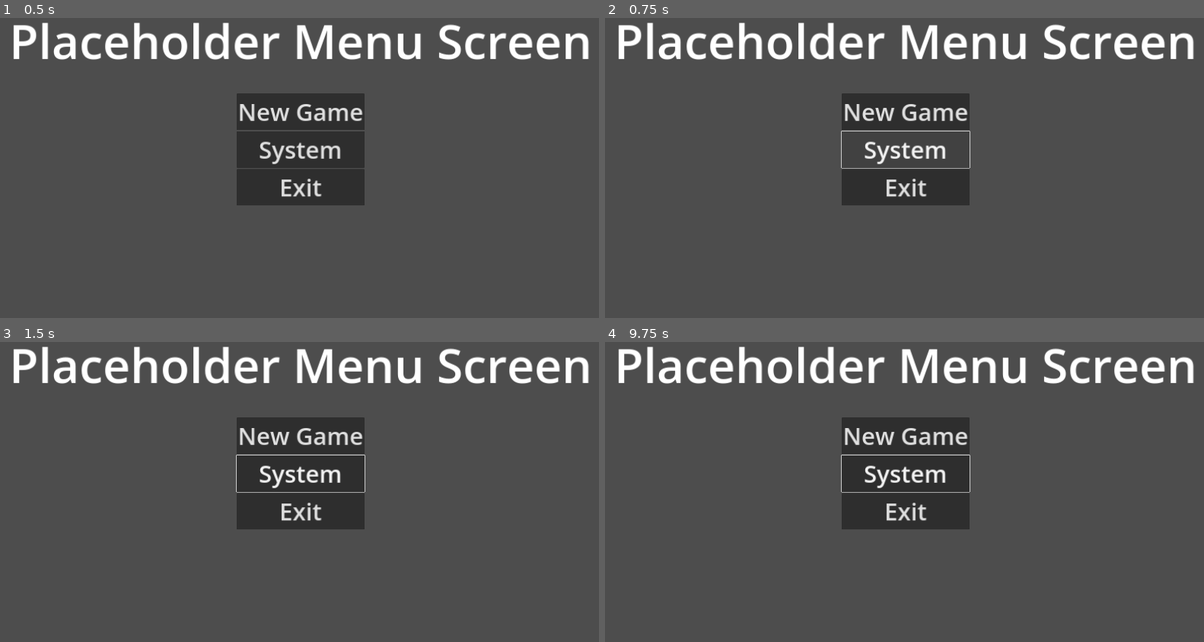
Above: before the commit, frames 1-4 (two rows, left to right).
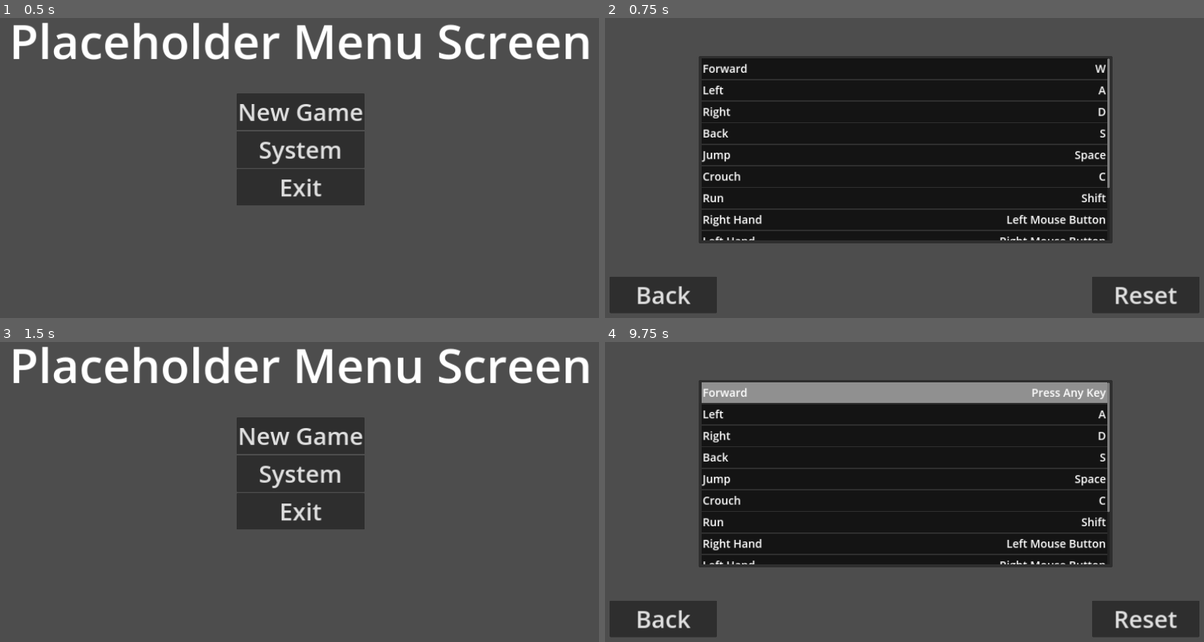
Above: after the commit, the same moments.

Repository: Zapiltar-E7/MenuConcept
Game: Godot game, scene res://Menus/main_menu_PHDR.tscn
Same seed, same stepped clock (60 frames per second), same inputs: the game is played once before the commit and once after it.
Inputs (mouse positions are in pixels of both pictures, inside the frame that each line leads up to):
- Up to frame 1 (0.5 s): no input
- Up to frame 2 (0.75 s): click "System" at 0.5 s
- Up to frame 3 (1.5 s): click (59, 618) at 1.25 s, where only the run after the commit has a clickable "Back"
- Up to frame 4 (9.75 s): click "New Game" at 2 s; click "New Game" at 2.75 s; tap Enter at 3.5, 5, 6.5 s; move the mouse to (1042, 456) at 3.52 s; hold D (strafe_right, bound only after the commit) 3.53-4.28 s; tap F (block, bound only after the commit) at 3.6 s; click (1042, 456) at 3.67 s; tap Space (jump, bound only after the commit) at 3.77, 4.07, 4.25, 4.52, 4.82, 5.75, 6.02, 6.32, 6.77, 7.07, 7.25, 7.52, 7.82, 8.3 s; tap Q (cast_spell, bound only after the commit) at 3.8, 4.35 s; move the mouse to (784, 492) at 4.27 s; hold S (move_backward, bound only after the commit) 4.28-5.03 s; click (784, 492) at 4.42 s; tap C (crouch, bound only after the commit) at 4.55, 5.1 s; move the mouse to (964, 399) at 5.02 s; hold D (strafe_right, bound only after the commit) 5.03-5.78 s; click (964, 399) at 5.17 s; tap E (player_interact, bound only after the commit) at 5.3, 5.85 s; move the mouse to (874, 543) at 5.77 s; hold W (move_forward, bound only after the commit) 5.78-6.53 s; click (874, 543) at 6.05 s; move the mouse to (1090, 525) at 6.52 s; hold A (strafe_left, bound only after the commit) 6.53-8.03 s; click (1090, 525) at 6.6 s; right-click (1090, 525) at 6.8 s; tap Escape at 7.15 s; move the mouse to (724, 423) at 7.27 s; right-click (724, 423) at 7.35 s; click (724, 423) at 7.42 s; tap Shift (sprint, bound only after the commit) at 7.55, 8.1 s; move the mouse to (934, 474) at 8.02 s; hold S (move_backward, bound only after the commit) 8.03-8.75 s; click (934, 474) at 8.17 s; click (1144, 618) at 8.75 s, where only the run after the commit has a clickable "Reset"; click (904, 393) at 9.52 s

Frame 1 is identical in both runs. In frame 2, 50% of the frame differs, in the area x 0-100%, y 1-99%; in frame 3, 0.1%; in frame 4, 50%.

Commit message:
Functional Key Reassignment
Functional Keybinding
Missing save between sessions

Diff:
--- /dev/null
+++ b/soul-like-shenanigans/Menus/keybind menu/input_button.tscn
@@ -0,0 +1,49 @@
+[gd_scene load_steps=3 format=3 uid="uid://dqpd0kro067ie"]
+
+[sub_resource type="StyleBoxFlat" id="StyleBoxFlat_a6tfm"]
+bg_color = Color(1, 1, 1, 0.470588)
+
+[sub_resource type="StyleBoxFlat" id="StyleBoxFlat_pilur"]
+bg_color = Color(0, 0, 0, 0.552941)
+
+[node name="InputButton" type="Button"]
+custom_minimum_size = Vector2(0, 64)
+anchors_preset = 10
+anchor_right = 1.0
+grow_horizontal = 2
+focus_mode = 0
+theme_override_styles/hover = SubResource("StyleBoxFlat_a6tfm")
+theme_override_styles/pressed = SubResource("StyleBoxFlat_a6tfm")
+theme_override_styles/normal = SubResource("StyleBoxFlat_pilur")
+
+[node name="MarginContainer" type="MarginContainer" parent="."]
+layout_mode = 1
+anchors_preset = 15
+anchor_right = 1.0
+anchor_bottom = 1.0
+grow_horizontal = 2
+grow_vertical = 2
+theme_override_constants/margin_left = 4
+theme_override_constants/margin_right = 4
+
+[node name="HBoxContainer" type="HBoxContainer" parent="MarginContainer"]
+layout_mode = 2
+
+[node name="LabelAction" type="Label" parent="MarginContainer/HBoxContainer"]
+layout_mode = 2
+mouse_filter = 1
+theme_override_font_sizes/font_size = 35
+text = "action name"
+vertical_alignment = 1
+
+[node name="Spacer" type="Control" parent="MarginContainer/HBoxContainer"]
+layout_mode = 2
+size_flags_horizontal = 3
+mouse_filter = 1
+
+[node name="LabelInput" type="Label" parent="MarginContainer/HBoxContainer"]
+layout_mode = 2
+mouse_filter = 1
+theme_override_font_sizes/font_size = 35
+text = "input key"
+vertical_alignment = 1
--- /dev/null
+++ b/soul-like-shenanigans/Menus/keybinds.tscn
@@ -0,0 +1,82 @@
+[gd_scene load_steps=3 format=3 uid="uid://d3ula0ymkyvam"]
+
+[ext_resource type="Script" path="res://Menus/scripts/keybinds_phdr.gd" id="1_gi1rp"]
+[ext_resource type="PackedScene" uid="uid://dqpd0kro067ie" path="res://Menus/keybind menu/input_button.tscn" id="2_xlcvk"]
+
+[node name="Keybinds" type="Control"]
+layout_mode = 3
+anchors_preset = 15
+anchor_right = 1.0
+anchor_bottom = 1.0
+grow_horizontal = 2
+grow_vertical = 2
+script = ExtResource("1_gi1rp")
+
+[node name="Label" type="Label" parent="."]
+visible = false
+layout_mode = 1
+anchors_preset = 10
+anchor_right = 1.0
+offset_bottom = 205.0
+grow_horizontal = 2
+theme_override_font_sizes/font_size = 150
+text = "Keybinds"
+horizontal_alignment = 1
+vertical_alignment = 1
+
+[node name="Back" type="Button" parent="."]
+layout_mode = 2
+offset_left = 27.0
+offset_top = 940.0
+offset_right = 365.0
+offset_bottom = 1051.0
+theme_override_font_sizes/font_size = 75
+text = "Back"
+
+[node name="Reset Button" type="Button" parent="."]
+layout_mode = 2
+offset_left = 1548.0
+offset_top = 940.0
+offset_right = 1886.0
+offset_bottom = 1051.0
+focus_mode = 0
+theme_override_font_sizes/font_size = 75
+text = "Reset"
+
+[node name="PanelContainer" type="PanelContainer" parent="."]
+layout_mode = 1
+anchors_preset = 8
+anchor_left = 0.5
+anchor_top = 0.5
+anchor_right = 0.5
+anchor_bottom = 0.5
+offset_left = -652.0
+offset_top = -295.0
+offset_right = 652.0
+offset_bottom = 295.0
+grow_horizontal = 2
+grow_vertical = 2
+
+[node name="MarginContainer" type="MarginContainer" parent="PanelContainer"]
+layout_mode = 2
+theme_override_constants/margin_left = 8
+theme_override_constants/margin_top = 8
+theme_override_constants/margin_right = 8
+theme_override_constants/margin_bottom = 8
+
+[node name="VBoxContainer" type="VBoxContainer" parent="PanelContainer/MarginContainer"]
+layout_mode = 2
+
+[node name="ScrollContainer" type="ScrollContainer" parent="PanelContainer/MarginContainer/VBoxContainer"]
+layout_mode = 2
+size_flags_vertical = 3
+
+[node name="ActionList" type="VBoxContainer" parent="PanelContainer/MarginContainer/VBoxContainer/ScrollContainer"]
+layout_mode = 2
+size_flags_horizontal = 3
+
+[node name="InputButton" parent="PanelContainer/MarginContainer/VBoxContainer/ScrollContainer/ActionList" instance=ExtResource("2_xlcvk")]
+layout_mode = 2
+
+[connection signal="pressed" from="Back" to="." method="_on_back_pressed"]
+[connection signal="pressed" from="Reset Button" to="." method="_on_reset_button_pressed"]
--- a/soul-like-shenanigans/Menus/main_menu_PHDR.tscn
+++ b/soul-like-shenanigans/Menus/main_menu_PHDR.tscn
@@ -10,6 +10,17 @@
 grow_horizontal = 2
 grow_vertical = 2
 script = ExtResource("1_gpwtt")
+
+[node name="Label" type="Label" parent="."]
+layout_mode = 1
+anchors_preset = 10
+anchor_right = 1.0
+offset_bottom = 394.0
+grow_horizontal = 2
+theme_override_font_sizes/font_size = 150
+text = "Placeholder Menu Screen"
+horizontal_alignment = 1
+vertical_alignment = 1
 
 [node name="VBoxContainer" type="VBoxContainer" parent="."]
 layout_mode = 1
@@ -40,17 +51,6 @@
 theme_override_font_sizes/font_size = 75
 text = "Exit"
 
-[node name="Label" type="Label" parent="."]
-layout_mode = 1
-anchors_preset = 10
-anchor_right = 1.0
-offset_bottom = 394.0
-grow_horizontal = 2
-theme_override_font_sizes/font_size = 150
-text = "Placeholder Menu Screen"
-horizontal_alignment = 1
-vertical_alignment = 1
-
 [connection signal="pressed" from="VBoxContainer/New Game" to="." method="_on_new_game_pressed"]
 [connection signal="pressed" from="VBoxContainer/System" to="." method="_on_system_pressed"]
 [connection signal="pressed" from="VBoxContainer/Exit" to="." method="_on_exit_pressed"]
--- /dev/null
+++ b/soul-like-shenanigans/Menus/scripts/keybinds_phdr.gd
@@ -0,0 +1,97 @@
+extends Control
+
+#Code from DashNothing:  https://www.youtube.com/watch?v=ZDPM45cHHlI
+
+@onready var input_button_scene = preload("res://Menus/keybind menu/input_button.tscn")
+@onready var action_list = $PanelContainer/MarginContainer/VBoxContainer/ScrollContainer/ActionList
+
+
+var is_remapping = false
+var action_to_remap = null
+var remapping_button = null
+
+var input_actions = {
+	"move_forward": "Forward",
+	"strafe_left": "Left",
+	"strafe_right": "Right",
+	"move_backward": "Back",
+	"jump": "Jump",
+	"crouch": "Crouch",
+	"sprint": "Run",
+	"primary_attack": "Right Hand",
+	"secondary_attack": "Left Hand",
+	"block": "Guard",
+	"cast_spell": "Cast",
+	"player_interact": "Interact"
+}
+
+
+func _ready():
+	_create_action_list()
+
+
+func _create_action_list():
+	InputMap.load_from_project_settings()
+	for item in action_list.get_children():
+		item.queue_free()
+	for action in input_actions:
+		var button = input_button_scene.instantiate()
+		var action_label = button.find_child("LabelAction")
+		var input_label = button.find_child("LabelInput")
+
+		action_label.text = input_actions[action]
+
+		var events = InputMap.action_get_events(action)
+		if events.size() > 0:
+			input_label.text = events[0].as_text().trim_suffix(" (Physical)")
+		else:
+			input_label = ""
+
+		action_list.add_child(button)
+		button.pressed.connect(_on_input_button_pressed.bind(button, action))
+
+
+func _on_input_button_pressed(button, action):
+	if !is_remapping:
+		is_remapping = true
+		action_to_remap = action
+		remapping_button = button
+		button.find_child("LabelInput").text = "Press Any Key"
+
+
+func _input(event):
+	if is_remapping:
+		if(
+			event is InputEventKey ||
+			(event is InputEventMouseButton && event.pressed)
+		):
+			# No Double Click
+			if event is InputEventMouseButton && event.double_click:
+				event.double_click = false
+
+
+			InputMap.action_erase_events(action_to_remap)
+			InputMap.action_add_event(action_to_remap, event)
+			_update_action_list(remapping_button, event)
+
+			is_remapping = false
+			action_to_remap = null
+			remapping_button = null
+
+			accept_event()
+
+
+func _update_action_list(button, event):
+	button.find_child("LabelInput").text = event.as_text().trim_suffix(" (Physical)")
+
+
+func _on_back_pressed():
+	get_tree().change_scene_to_file("res://Menus/main_menu_PHDR.tscn")
+
+#func _input(event):
+#	if Input.is_key_pressed(KEY_ESCAPE):
+	#	get_tree().change_scene_to_file("res://Menus/main_menu_PHDR.tscn")
+
+
+func _on_reset_button_pressed():
+	_create_action_list()
--- a/soul-like-shenanigans/Menus/scripts/main_menu_phdr.gd
+++ b/soul-like-shenanigans/Menus/scripts/main_menu_phdr.gd
@@ -16,7 +16,7 @@
 
 
 func _on_system_pressed():
-	pass # Replace with function body.
+	get_tree().change_scene_to_file("res://Menus/keybinds.tscn")
 
 
 func _on_exit_pressed():
--- a/soul-like-shenanigans/project.godot
+++ b/soul-like-shenanigans/project.godot
@@ -21,3 +21,66 @@
 window/size/viewport_height=1080
 window/size/mode=4
 window/stretch/mode="canvas_items"
+
+[input]
+
+move_forward={
+"deadzone": 0.5,
+"events": [Object(InputEventKey,"resource_local_to_scene":false,"resource_name":"","device":-1,"window_id":0,"alt_pressed":false,"shift_pressed":false,"ctrl_pressed":false,"meta_pressed":false,"pressed":false,"keycode":0,"physical_keycode":87,"key_label":0,"unicode":119,"location":0,"echo":false,"script":null)
+]
+}
+strafe_left={
+"deadzone": 0.5,
+"events": [Object(InputEventKey,"resource_local_to_scene":false,"resource_name":"","device":-1,"window_id":0,"alt_pressed":false,"shift_pressed":false,"ctrl_pressed":false,"meta_pressed":false,"pressed":false,"keycode":0,"physical_keycode":65,"key_label":0,"unicode":97,"location":0,"echo":false,"script":null)
+]
+}
+strafe_right={
+"deadzone": 0.5,
+"events": [Object(InputEventKey,"resource_local_to_scene":false,"resource_name":"","device":-1,"window_id":0,"alt_pressed":false,"shift_pressed":false,"ctrl_pressed":false,"meta_pressed":false,"pressed":false,"keycode":0,"physical_keycode":68,"key_label":0,"unicode":100,"location":0,"echo":false,"script":null)
+]
+}
+move_backward={
+"deadzone": 0.5,
+"events": [Object(InputEventKey,"resource_local_to_scene":false,"resource_name":"","device":-1,"window_id":0,"alt_pressed":false,"shift_pressed":false,"ctrl_pressed":false,"meta_pressed":false,"pressed":false,"keycode":0,"physical_keycode":83,"key_label":0,"unicode":115,"location":0,"echo":false,"script":null)
+]
+}
+primary_attack={
+"deadzone": 0.5,
+"events": [Object(InputEventMouseButton,"resource_local_to_scene":false,"resource_name":"","device":-1,"window_id":0,"alt_pressed":false,"shift_pressed":false,"ctrl_pressed":false,"meta_pressed":false,"button_mask":1,"position":Vector2(138, 5),"global_position":Vector2(147, 51),"factor":1.0,"button_index":1,"canceled":false,"pressed":true,"double_click":false,"script":null)
+]
+}
+secondary_attack={
+"deadzone": 0.5,
+"events": [Object(InputEventMouseButton,"resource_local_to_scene":false,"resource_name":"","device":-1,"window_id":0,"alt_pressed":false,"shift_pressed":false,"ctrl_pressed":false,"meta_pressed":false,"button_mask":2,"position":Vector2(197, 20),"global_position":Vector2(206, 66),"factor":1.0,"button_index":2,"canceled":false,"pressed":true,"double_click":false,"script":null)
+]
+}
+block={
+"deadzone": 0.5,
+"events": [Object(InputEventKey,"resource_local_to_scene":false,"resource_name":"","device":-1,"window_id":0,"alt_pressed":false,"shift_pressed":false,"ctrl_pressed":false,"meta_pressed":false,"pressed":false,"keycode":0,"physical_keycode":70,"key_label":0,"unicode":102,"location":0,"echo":false,"script":null)
+]
+}
+cast_spell={
+"deadzone": 0.5,
+"events": [Object(InputEventKey,"resource_local_to_scene":false,"resource_name":"","device":-1,"window_id":0,"alt_pressed":false,"shift_pressed":false,"ctrl_pressed":false,"meta_pressed":false,"pressed":false,"keycode":0,"physical_keycode":81,"key_label":0,"unicode":113,"location":0,"echo":false,"script":null)
+]
+}
+jump={
+"deadzone": 0.5,
+"events": [Object(InputEventKey,"resource_local_to_scene":false,"resource_name":"","device":-1,"window_id":0,"alt_pressed":false,"shift_pressed":false,"ctrl_pressed":false,"meta_pressed":false,"pressed":false,"keycode":0,"physical_keycode":32,"key_label":0,"unicode":32,"location":0,"echo":false,"script":null)
+]
+}
+crouch={
+"deadzone": 0.5,
+"events": [Object(InputEventKey,"resource_local_to_scene":false,"resource_name":"","device":-1,"window_id":0,"alt_pressed":false,"shift_pressed":false,"ctrl_pressed":false,"meta_pressed":false,"pressed":false,"keycode":0,"physical_keycode":67,"key_label":0,"unicode":99,"location":0,"echo":false,"script":null)
+]
+}
+sprint={
+"deadzone": 0.5,
+"events": [Object(InputEventKey,"resource_local_to_scene":false,"resource_name":"","device":-1,"window_id":0,"alt_pressed":false,"shift_pressed":false,"ctrl_pressed":false,"meta_pressed":false,"pressed":false,"keycode":0,"physical_keycode":4194325,"key_label":0,"unicode":0,"location":0,"echo":false,"script":null)
+]
+}
+player_interact={
+"deadzone": 0.5,
+"events": [Object(InputEventKey,"resource_local_to_scene":false,"resource_name":"","device":-1,"window_id":0,"alt_pressed":false,"shift_pressed":false,"ctrl_pressed":false,"meta_pressed":false,"pressed":false,"keycode":0,"physical_keycode":69,"key_label":0,"unicode":101,"location":0,"echo":false,"script":null)
+]
+}
